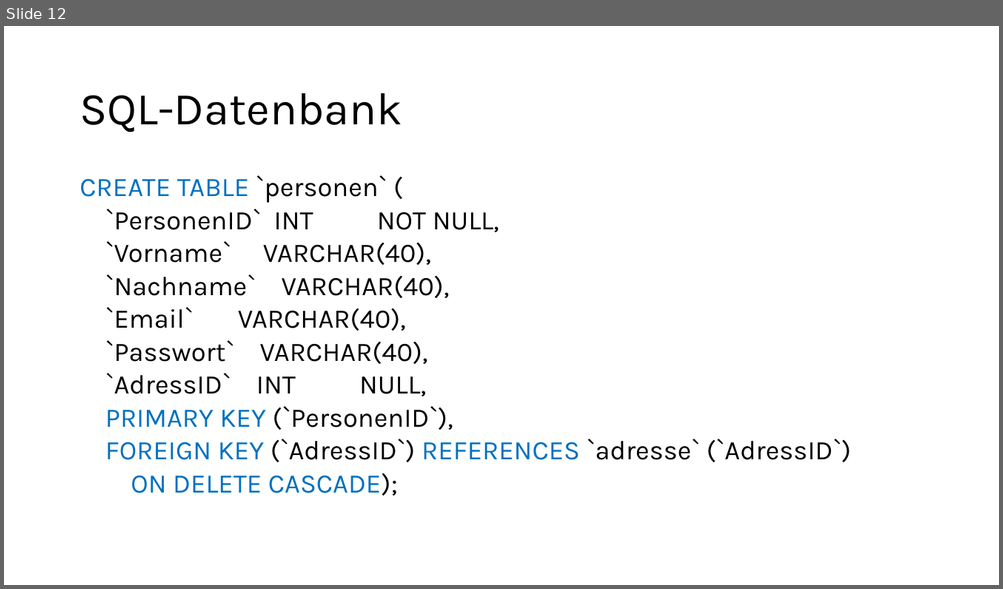
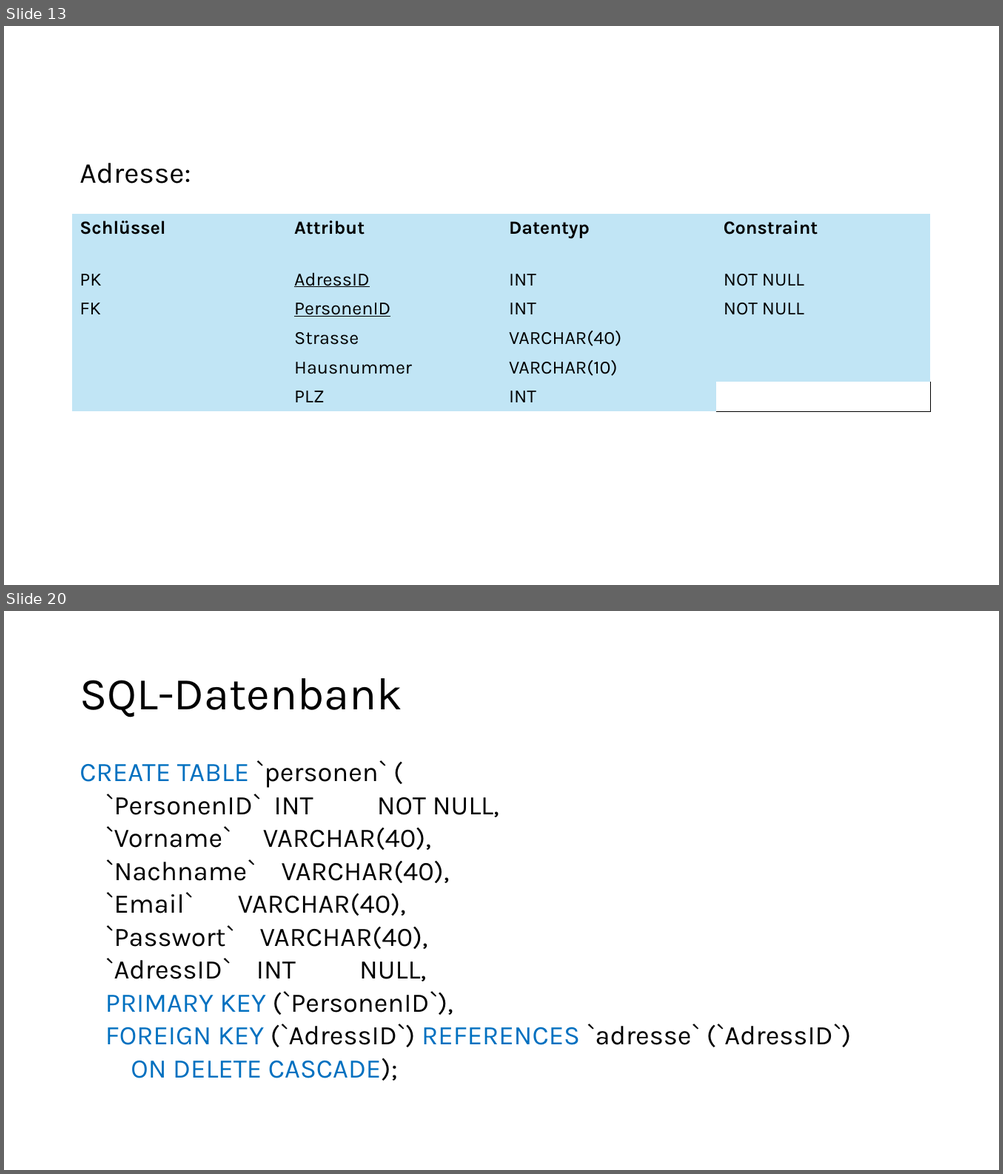
Before and after one commit to mi-0110/datenbanken-bib, a slide deck: BibPräsi.pptx. Shown one above the other, each under a label of ours: slide 12 before the commit, slides 13 and 20 after it; the slides between them are not shown. The pictures are 1003x589 and 1003x1174 pixels, drawn with LibreOffice and Linux fonts; fonts in the diff are those of the drawing. Boxes give left, top, right and bottom in pixels: in the first picture for what was removed or moved away, otherwise in the second. Text is boxed around its words. In the diff, an @@ line names an element or a change of style, - is before the commit and + after.

```diff
--- a/BibPräsi.pptx
+++ b/BibPräsi.pptx
@@ slide 13 added at (x1=4, y1=26, x2=999, y2=585), background #FFFFFF @@
@@ title added at (x1=79, y1=163, x2=190, y2=184), 28 pt, text #000000 @@
+Adresse:
@@ table added at (x1=73, y1=214, x2=932, y2=415), 6 rows, 4 columns @@
+Schlüssel | Attribut | Datentyp | Constraint
+PK | AdressID | INT | NOT NULL
+FK | PersonenID | INT | NOT NULL
+ | Strasse | VARCHAR(40) | 
+ | Hausnummer | VARCHAR(10) | 
+ | PLZ | INT | 
@@ what was slide 12 is now slide 20 @@
```
Also in this commit, not shown: 10 other slides added, 1 slide removed, 2 other files.
